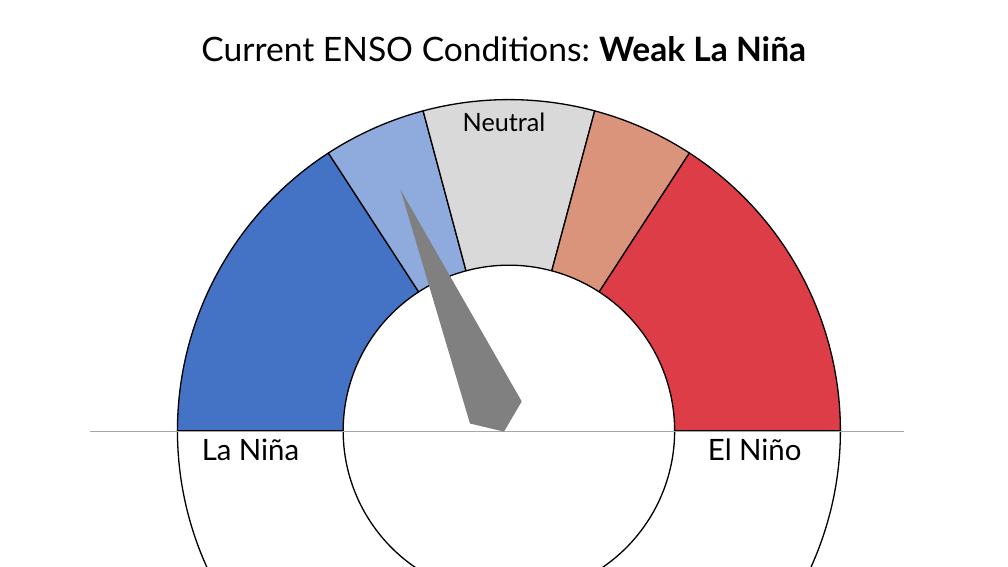
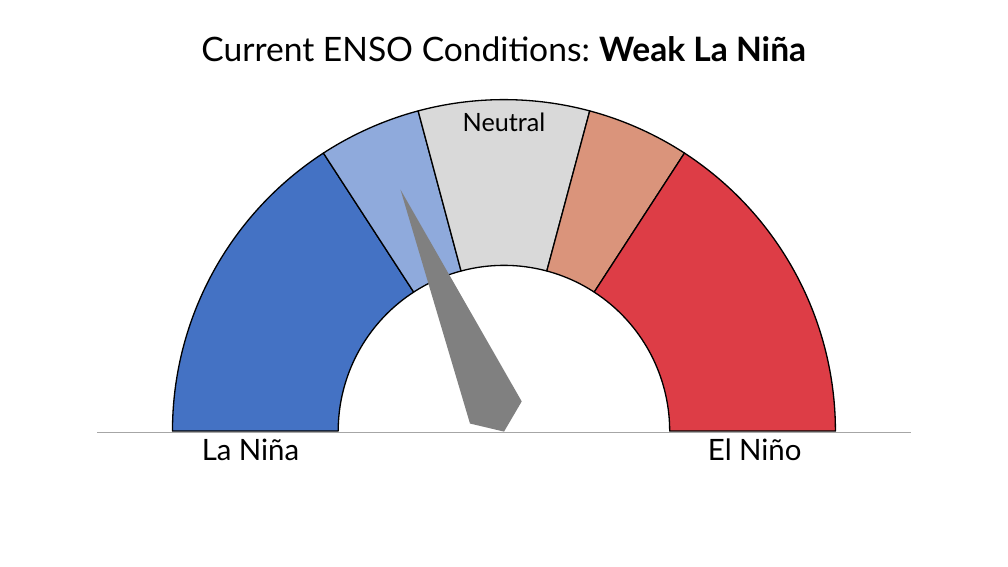
Before and after one commit to cherryleh/NIDIS-Codes, a slide deck: slide 2 of gauge/gauge.pptx (slide 3 before the commit). Drawn at 1008x567 pixels with LibreOffice and Linux fonts; fonts in the diff are those of the drawing. Boxes give left, top, right and bottom in pixels: in the first picture for what was removed or moved away, otherwise in the second. Text is boxed around its words. In the diff, an @@ line names an element or a change of style, - is before the commit and + after.

```diff
--- a/gauge/gauge.pptx
+++ b/gauge/gauge.pptx
@@ doughnut chart resized from (x1=5, y1=76, x2=1008, y2=567) to (x1=0, y1=76, x2=1008, y2=567) @@
@@ line moved from (90, 431) - (904, 431) to (97, 432) - (911, 432) @@
```
Also in this commit, not shown: 6 other slides changed, 15 other files.
